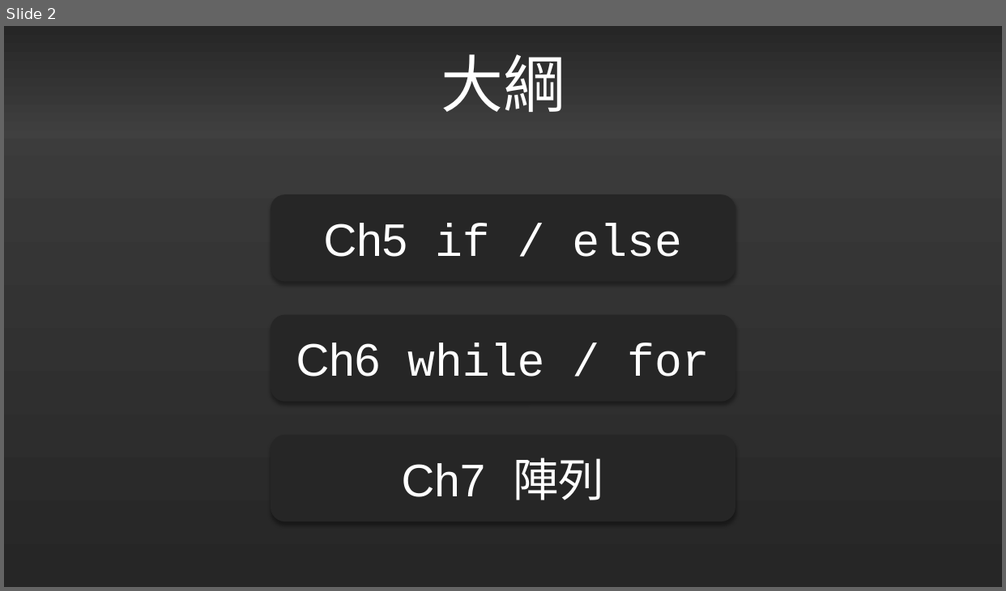
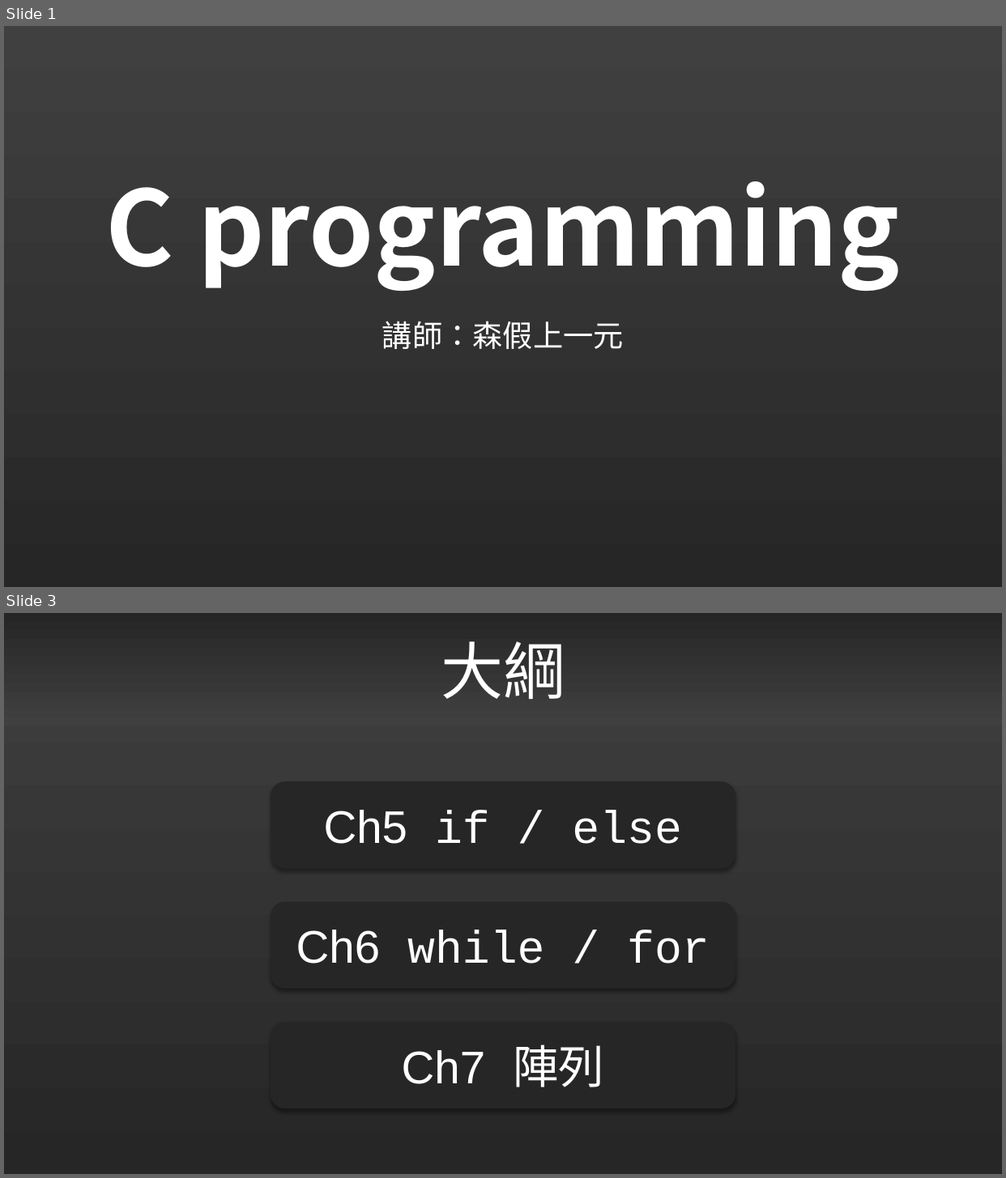
Before and after one commit to liuutin9/liuutin9.github.io, a slide deck: Shared-Files/電機營C語言Day2.pptx. Shown one above the other, each under a label of ours: slide 2 before the commit, slides 1 and 3 after it; the slides between them are not shown. The pictures are 1006x591 and 1006x1178 pixels, drawn with LibreOffice and Linux fonts; fonts in the diff are those of the drawing. Boxes give left, top, right and bottom in pixels: in the first picture for what was removed or moved away, otherwise in the second. Text is boxed around its words. In the diff, an @@ line names an element or a change of style, - is before the commit and + after.

```diff
--- a/Shared-Files/電機營C語言Day2.pptx
+++ b/Shared-Files/電機營C語言Day2.pptx
@@ slide 1 added at (x1=4, y1=26, x2=1002, y2=587), background gradient #404040 to #262626 @@
@@ subtitle added at (x1=106, y1=182, x2=900, y2=349), 100 pt, text #FFFFFF, bold @@
+C programming
+講師：森假上一元
@@ what was slide 2 is now slide 3 @@
```
Also in this commit, not shown: 1 slide changed, 2 other files.
